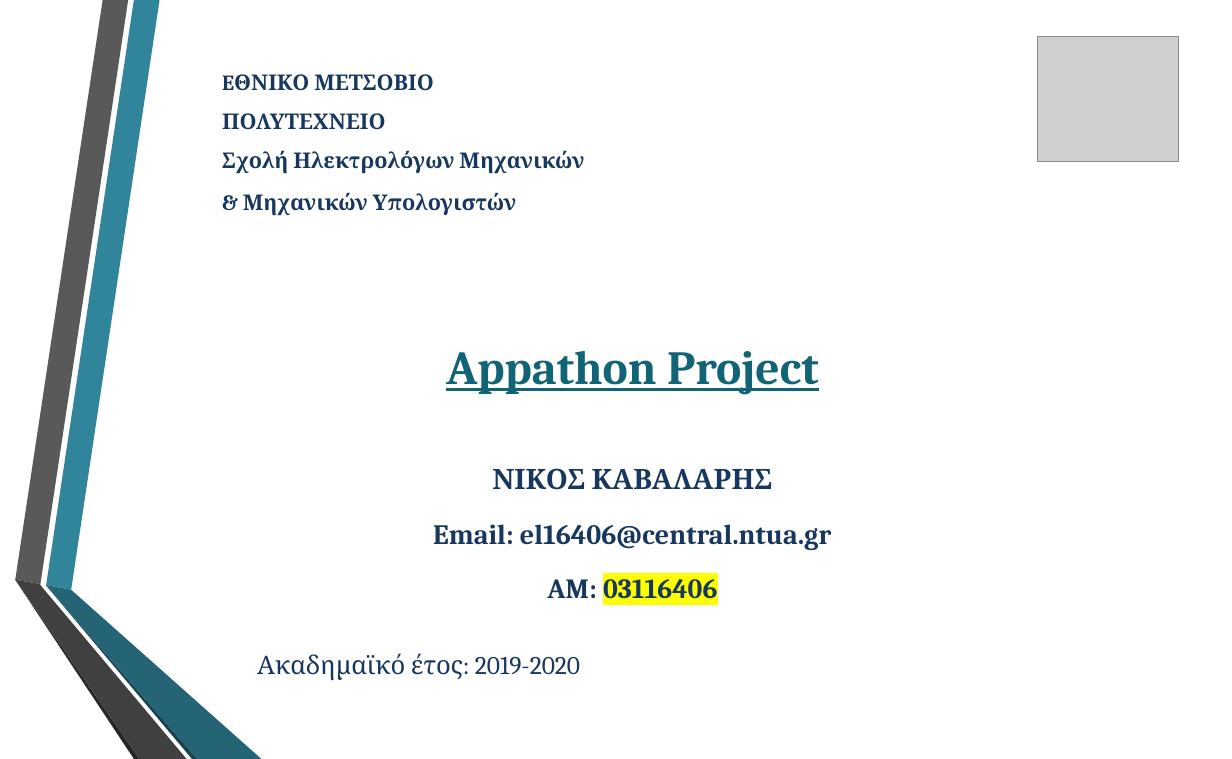
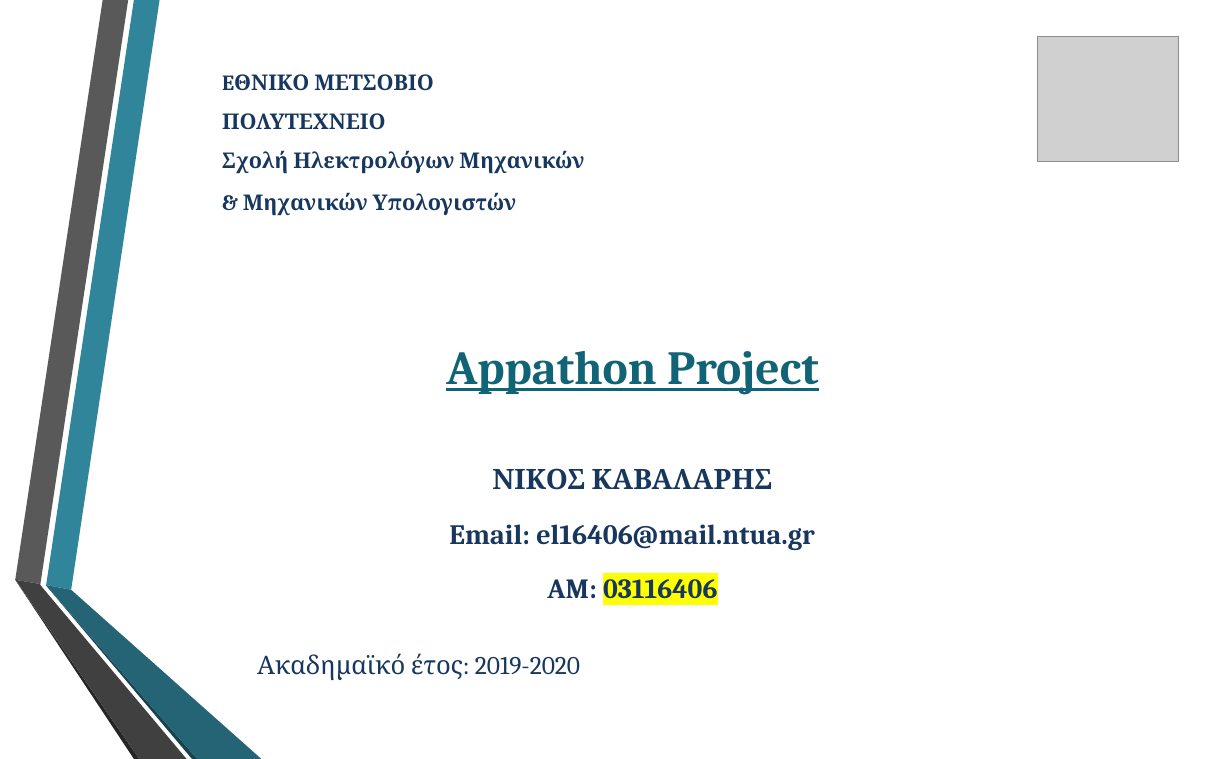
Before and after one commit to KavalarisNikolaos/Internet-And-Applications, a slide deck: slide 1 of Appathon-Ntua.pptx. Drawn at 1232x759 pixels with LibreOffice and Linux fonts; fonts in the diff are those of the drawing; grey boxes stand for pictures. Boxes give left, top, right and bottom in pixels: in the first picture for what was removed or moved away, otherwise in the second. Text is boxed around its words. In the diff, an @@ line names an element or a change of style, - is before the commit and + after.

```diff
--- a/Appathon-Ntua.pptx
+++ b/Appathon-Ntua.pptx
@@ text at [449, 524, 815, 550]: text changed @@
-Email: el16406@central.ntua.gr
+Email: el16406@mail.ntua.gr
```
Also in this commit, not shown: 1 other slide changed.
